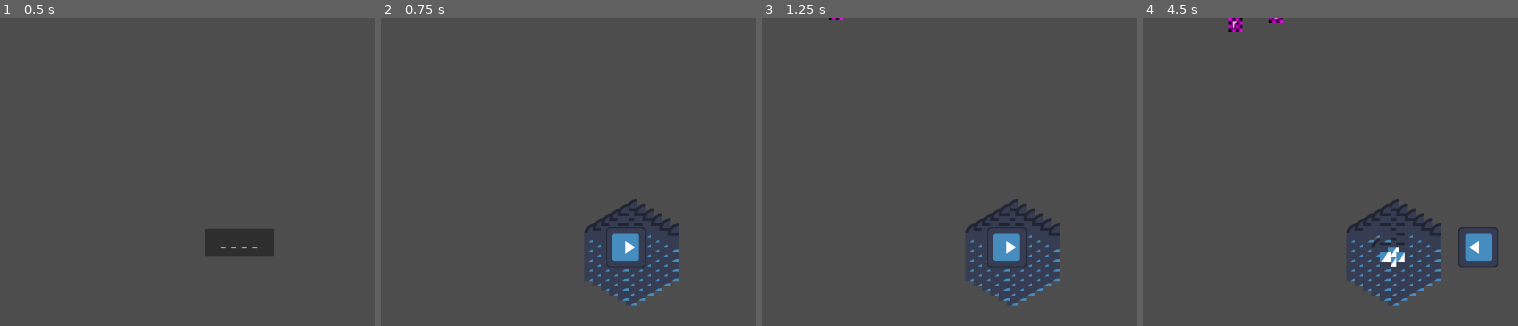
Above: before the commit, frames 1-4 (left to right).
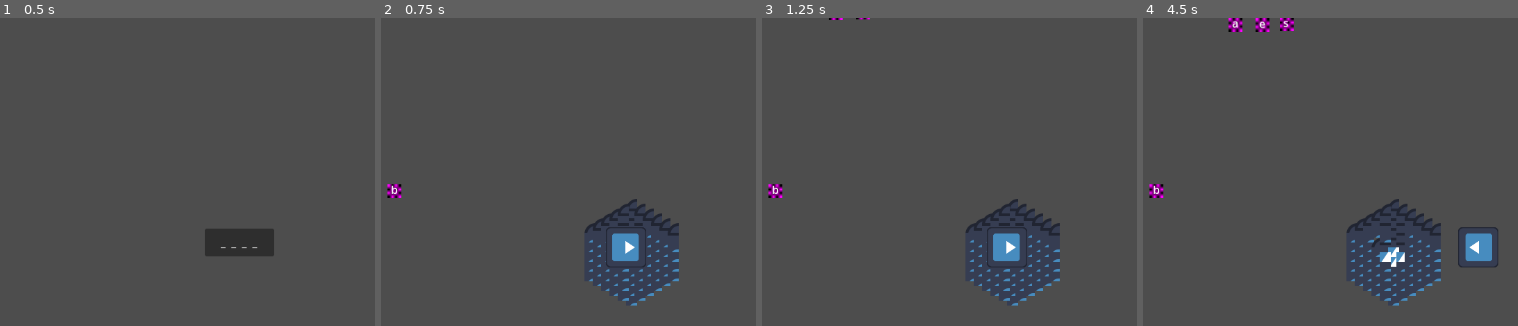
Above: after the commit, the same moments.

Repository: MagnusLucas/SpaceJam2025
Game: Godot game, scene res://UI/main_menu.tscn
Two runs of this game, one before a commit and one after it. Both use one fixed random seed, a clock stepped at 60 frames per second and the inputs below. The engine's default icon, where the game draws it, is replaced by a stand-in: a white triangle on a blue panel in a dark square.
Inputs:
- Up to frame 1 (0.5 s): no input
- Up to frame 2 (0.75 s): click "_ _ _ _" at 0.5 s
- Up to frame 3 (1.25 s): no input
- Up to frame 4 (4.5 s): tap Enter at 1.25 s; hold D (move_right) 1.28-2.03 s; tap Space (catch_letter) at 1.35, 2.85, 4.35 s; hold S (move_down) 2.03-2.78 s; tap Q (clear_word) at 2.1, 3.6 s; hold D (move_right) 2.78-3.53 s; hold W (move_up) 3.53-4.28 s; hold A (move_left) from 4.28 s (still down)

Frame 1 is identical in both runs. In frame 2, 0.2% of the frame differs, in the area x 1-6%, y 53-59%; in frame 3, 0.2%; in frame 4, 0.6%, in the area x 1-41%, y 0-59%.

Commit message:
commit for sync
not many studd changed

Diff:
--- a/Game/Enemy/Enemy.gd
+++ b/Game/Enemy/Enemy.gd
@@ -8,6 +8,7 @@
 var start_pos : Vector2i
 var destination : Vector2
 var speed : int = 10
+var move : bool
 #direction to destination, basically the angle to the base
 var dir_to_des : Vector2
 func _ready() -> void:
@@ -17,15 +18,17 @@
 
 
 @warning_ignore("shadowed_variable")
-static func new_enemy(letter : String, loc1 : Vector2i, loc2 : Vector2i, speed: int = 10) -> Enemy:
+static func new_enemy(letter : String, loc1 : Vector2i, loc2 : Vector2i, speed: int = 10, move = true) -> Enemy:
 	var enemy = enemy_scene.instantiate()
 	enemy.letter = letter
 	enemy.start_pos = Vector2i( randi_range(loc1[0],loc2[0]), randi_range(loc1[1],loc2[1]))
 	enemy.speed = speed
+	enemy.move = move
 	return enemy
 
 
 func _physics_process(_delta) -> void:
-	dir_to_des = Vector2((destination - position).normalized())
-	velocity = dir_to_des * speed
-	move_and_slide()
+	if move:
+		dir_to_des = Vector2((destination - position).normalized())
+		velocity = dir_to_des * speed
+		move_and_slide()
--- a/Game/Enemy/enemy.tscn
+++ b/Game/Enemy/enemy.tscn
@@ -6,7 +6,7 @@
 
 [sub_resource type="PlaceholderTexture2D" id="PlaceholderTexture2D_gra0s"]
 
-[node name="Enemy" type="CharacterBody2D"]
+[node name="Enemy" type="CharacterBody2D" groups=["Enemy"]]
 script = ExtResource("1_gra0s")
 
 [node name="CollisionShape2D" type="CollisionShape2D" parent="."]
--- a/Game/Map/Map.gd
+++ b/Game/Map/Map.gd
@@ -16,5 +16,5 @@
 	position -= Vector2(-8, -7) #centering the center hex
 	var player = Player.new_player()
 	add_child(player)
-	#add_child(StopTerrain.new_terrain("abcdefghijklmnoprstqwxyz"))
-	Waves.wave11()
+	add_child(StopTerrain.new_terrain("abcdefghijklmnoprstqwxyz"))
+	Waves.wave0()
--- a/Game/Objects/object.tscn
+++ /dev/null
@@ -1,6 +0,0 @@
-[gd_scene load_steps=2 format=3 uid="uid://duu7e8vtykr57"]
-
-[ext_resource type="Script" path="res://Game/Objects/Object.gd" id="1_ysi28"]
-
-[node name="Object" type="Node2D"]
-script = ExtResource("1_ysi28")
--- a/Game/Waves.gd
+++ b/Game/Waves.gd
@@ -28,6 +28,15 @@
 #----------------
 #wave0 to bedzie turorial
 func wave0():
+	add_child(Enemy.new_enemy('b',Vector2i(250,250),Vector2i(250,250),10,false))
+	print(get_tree().get_node_count_in_group("Enemy") == 4)
+	await get_tree().get_node_count_in_group("Enemy") == 4
+	add_child(Enemy.new_enemy('a',Vector2i(50,-20),Vector2i(1100,-10)))
+	await get_tree().get_node_count_in_group("Enemy") == 0
+	add_child(Enemy.new_enemy('s',Vector2i(50,-20),Vector2i(1100,-10)))
+	await get_tree().get_node_count_in_group("Enemy") == 0
+	add_child(Enemy.new_enemy('e',Vector2i(50,-20),Vector2i(1100,-10)))
+
 	pass
 func wave1():
 
